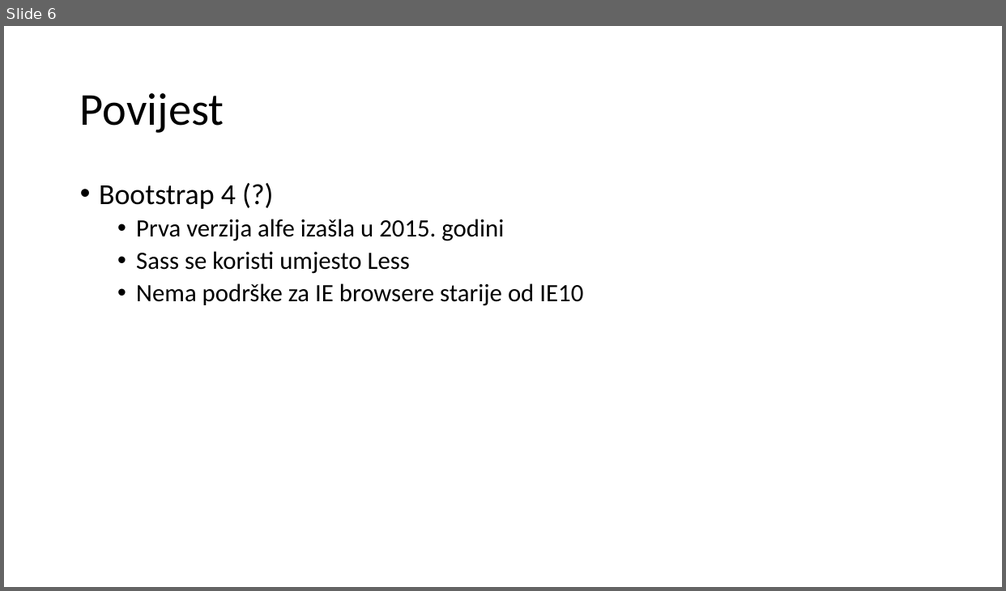
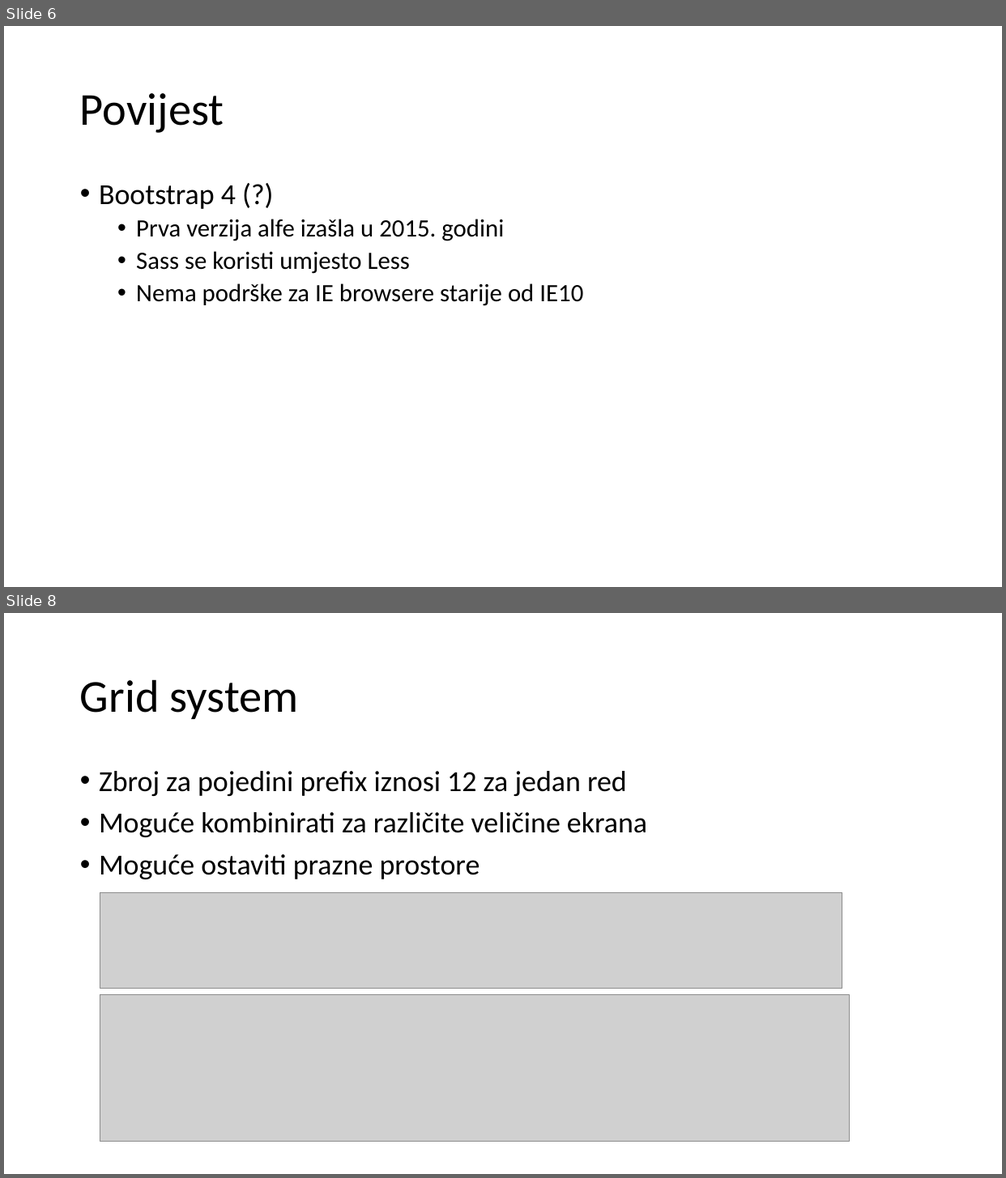
Before and after one commit to mmssniper/angular-workshop, a slide deck: prezentacije/1-6 Twitter Bootstrap.pptx. Shown one above the other, each under a label of ours: slide 6 before the commit, slides 6 and 8 after it; the slides between them are not shown. The pictures are 1006x591 and 1006x1178 pixels, drawn with LibreOffice and Linux fonts; fonts in the diff are those of the drawing; grey boxes stand for pictures. Boxes give left, top, right and bottom in pixels: in the first picture for what was removed or moved away, otherwise in the second. Text is boxed around its words. In the diff, an @@ line names an element or a change of style, - is before the commit and + after.

```diff
--- a/prezentacije/1-6 Twitter Bootstrap.pptx
+++ b/prezentacije/1-6 Twitter Bootstrap.pptx
@@ slide 8 added at [4,613,1002,1174], background #FFFFFF @@
@@ title added at [80,679,298,719], 44 pt, text #000000 @@
+Grid system
@@ text added at [99,771,647,879], 28 pt, text #000000 @@
+• Zbroj za pojedini prefix iznosi 12 za jedan red
+• Moguće kombinirati za različite veličine ekrana
+• Moguće ostaviti prazne prostore
@@ picture added at [100,893,842,989] @@
@@ picture added at [100,995,849,1142] @@
```
Also in this commit, not shown: 12 slides changed, 4 other slides added, 3 slides removed.
